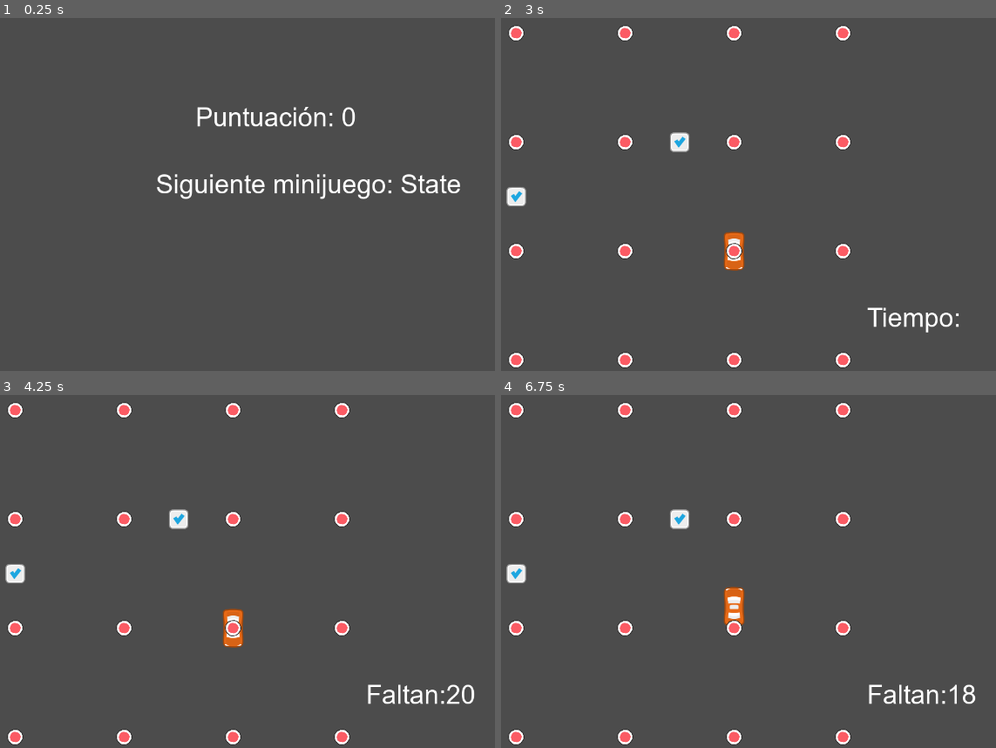
Above: before the commit, frames 1-4 (two rows, left to right).
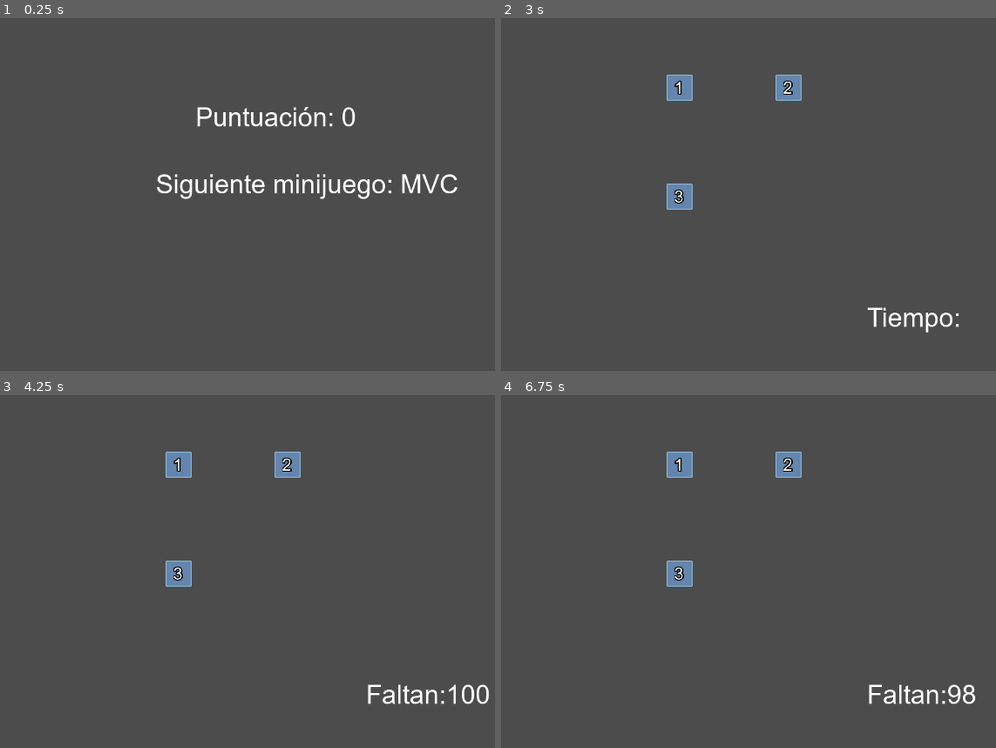
Above: after the commit, the same moments.

Repository: JoelCoyos/IngenieriaVideojuegos
Game: Godot game, scene res://Game.tscn
Two runs of this game, one before a commit and one after it. Both use one fixed random seed, a clock stepped at 60 frames per second and the inputs below.
Inputs (mouse positions are in pixels of both pictures, inside the frame that each line leads up to):
- Up to frame 1 (0.25 s): no input
- Up to frame 2 (3 s): tap Enter at 0.5, 2 s; move the mouse to (961, 155) at 0.52 s; press the mouse at (961, 155) at 0.53 s; hold Right (ui_right) 0.53-1.28 s; tap Space at 1.25, 2.75 s; move the mouse to (669, 194) at 1.27 s; release the mouse at (669, 194) at 1.28 s; hold Left (ui_left) 1.28-2.03 s; click (669, 194) at 1.35 s; move the mouse to (882, 88) at 2.02 s; press the mouse at (882, 88) at 2.03 s; hold Right (ui_right) 2.03-2.78 s; move the mouse to (773, 254) at 2.77 s; release the mouse at (773, 254) at 2.78 s; hold Up (ui_up) from 2.78 s (still down); click (773, 254) at 2.85 s
- Up to frame 3 (4.25 s): tap Enter at 3.5 s; move the mouse to (outside the picture) at 3.52 s; release Up (ui_up) at 3.53 s; press the mouse at (outside the picture) at 3.53 s; hold Left (ui_left) from 3.53 s (still down)
- Up to frame 4 (6.75 s): tap Space at 4.25 s; move the mouse to (600, 493) at 4.27 s; release the mouse at (600, 493) at 4.28 s; click (600, 493) at 4.35 s; move the mouse to (847, 550) at 5.02 s; press the mouse at (847, 550) at 5.03 s; move the mouse to (703, 455) at 5.77 s; release Left (ui_left) at 5.78 s; release the mouse at (703, 455) at 5.78 s; hold Right (ui_right) 5.78-6.53 s; click (703, 455) at 5.85 s; move the mouse to (961, 532) at 6.52 s; press the mouse at (961, 532) at 6.53 s; hold Up (ui_up) from 6.53 s (still down)

The runs differ from the first frame. In frame 1, 0.4% of the frame differs, in the area x 80-93%, y 44-50%; in frame 2, 3.6%; in frame 3, 3.8%; in frame 4, 3.8%, in the area x 1-93%, y 1-100%.

Commit message:
MVC

Diff:
--- a/LevelSelection.gd
+++ b/LevelSelection.gd
@@ -1,7 +1,7 @@
 extends Node2D
 
 var rng
-var levels = ["State","Decorator","Iterator"]
+var levels = ["MVC"]
 
 # Called when the node enters the scene tree for the first time.
 func _ready():
--- /dev/null
+++ b/Minigames/MVC/MVC.gd
@@ -0,0 +1,77 @@
+extends Minigame
+
+
+
+var rng
+var t
+
+var puzzle = []
+var puzzle_height
+var puzzle_width
+var pieceScene
+
+var xPuzzleStart=400
+var yPuzzleStart=200
+var pieceDistance=200
+
+var currentBlankSpace
+
+func _init():
+	pass
+
+func _ready():
+	t = Timer.new()
+	self.add_child(t)
+	rng = RandomNumberGenerator.new()
+	pieceScene = load("res://Minigames//MVC//Scenes//Piece.tscn")
+	time=100
+	objectiveCount=10
+	pass
+
+func _process(delta):
+	pass
+
+func StartMinigame():
+	print("Starting minigame")
+	rng.randomize()
+	t.set_wait_time(time)
+	t.start()
+	SetPuzzle()
+	yield(t, "timeout")
+	print("Minigame ended")
+	emit_signal("minigame_ended")
+	pass
+
+func SetPuzzle():
+	puzzle_height=2
+	puzzle_width=2
+	for x in puzzle_height:
+		puzzle.append([])
+		for y in puzzle_width:
+			puzzle[x].append(null)
+	var count=0
+	for y in puzzle_width:
+		for x in puzzle_height:
+			if(x!=puzzle_width-1 or y!=puzzle_height-1):
+				var piece =  pieceScene.instance()
+				piece.position = Vector2(xPuzzleStart + x*pieceDistance,yPuzzleStart+ y*pieceDistance)
+				piece.x = x
+				piece.y = y
+				count+=1
+				piece.SetText(str(count))
+				piece.connect("selectPiece",self,"SelectedPiece")
+				add_child(piece)
+				puzzle[x][y] = piece
+	currentBlankSpace = Vector2(puzzle_width-1,puzzle_height-1)
+	pass
+
+func SelectedPiece(x,y):
+	if(currentBlankSpace.distance_to(Vector2(x,y))<=1):
+		var piece = puzzle[x][y]
+		puzzle[x][y]=null
+		puzzle[currentBlankSpace.x][currentBlankSpace.y] = piece
+		piece.position = Vector2(xPuzzleStart + currentBlankSpace.x*pieceDistance,yPuzzleStart+ currentBlankSpace.y*pieceDistance)
+		piece.x = currentBlankSpace.x
+		piece.y = currentBlankSpace.y
+		currentBlankSpace = Vector2(x,y)
+	pass
--- /dev/null
+++ b/Minigames/MVC/MVC.tscn
@@ -0,0 +1,6 @@
+[gd_scene load_steps=2 format=2]
+
+[ext_resource path="res://Minigames/MVC/MVC.gd" type="Script" id=1]
+
+[node name="Node2D" type="Node2D"]
+script = ExtResource( 1 )
--- /dev/null
+++ b/Minigames/MVC/Scenes/Piece.tscn
@@ -0,0 +1,44 @@
+[gd_scene load_steps=6 format=2]
+
+[ext_resource path="res://Minigames/MVC/Sprites/space.png" type="Texture" id=1]
+[ext_resource path="res://arial.ttf" type="DynamicFontData" id=2]
+[ext_resource path="res://Minigames/MVC/Scripts/Piece.gd" type="Script" id=3]
+
+[sub_resource type="DynamicFont" id=2]
+size = 44
+outline_size = 3
+outline_color = Color( 0, 0, 0, 1 )
+font_data = ExtResource( 2 )
+
+[sub_resource type="RectangleShape2D" id=1]
+extents = Vector2( 24, 24 )
+
+[node name="Piece" type="Area2D"]
+script = ExtResource( 3 )
+
+[node name="Sprite" type="Sprite" parent="."]
+texture = ExtResource( 1 )
+
+[node name="Text" type="RichTextLabel" parent="."]
+anchor_left = 0.416
+anchor_top = 0.5
+anchor_right = 0.679
+anchor_bottom = 0.5
+margin_left = -10.0
+margin_top = -17.0
+margin_right = 23.0
+margin_bottom = 30.0
+grow_horizontal = 2
+rect_scale = Vector2( 0.7, 0.7 )
+mouse_filter = 2
+input_pass_on_modal_close_click = false
+size_flags_horizontal = 13
+size_flags_vertical = 13
+custom_fonts/normal_font = SubResource( 2 )
+text = "1"
+scroll_active = false
+deselect_on_focus_loss_enabled = false
+
+[node name="CollisionShape2D" type="CollisionShape2D" parent="."]
+z_index = 1
+shape = SubResource( 1 )
--- /dev/null
+++ b/Minigames/MVC/Scripts/Piece.gd
@@ -0,0 +1,18 @@
+extends Area2D
+
+signal selectPiece
+
+var x
+var y
+
+
+func SetText(text):
+	$Text.text = text
+	pass
+
+
+func _input_event(viewport, event, shape_idx):
+	if(Input.is_action_just_pressed("game_select") and event.is_pressed() and not event.is_echo()):
+		print("click")
+		emit_signal("selectPiece",x,y)
+	pass # Replace with function body.
Binary file added: Minigames/MVC/Sprites/space.png
Not shown, added: Minigames/MVC/Sprites/space.png.import
